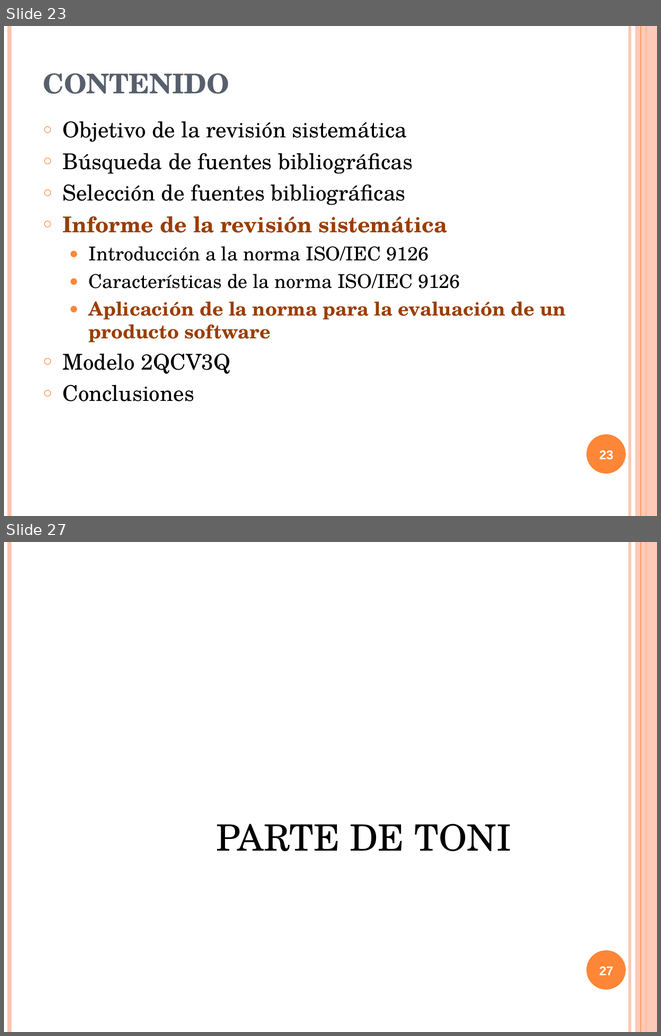
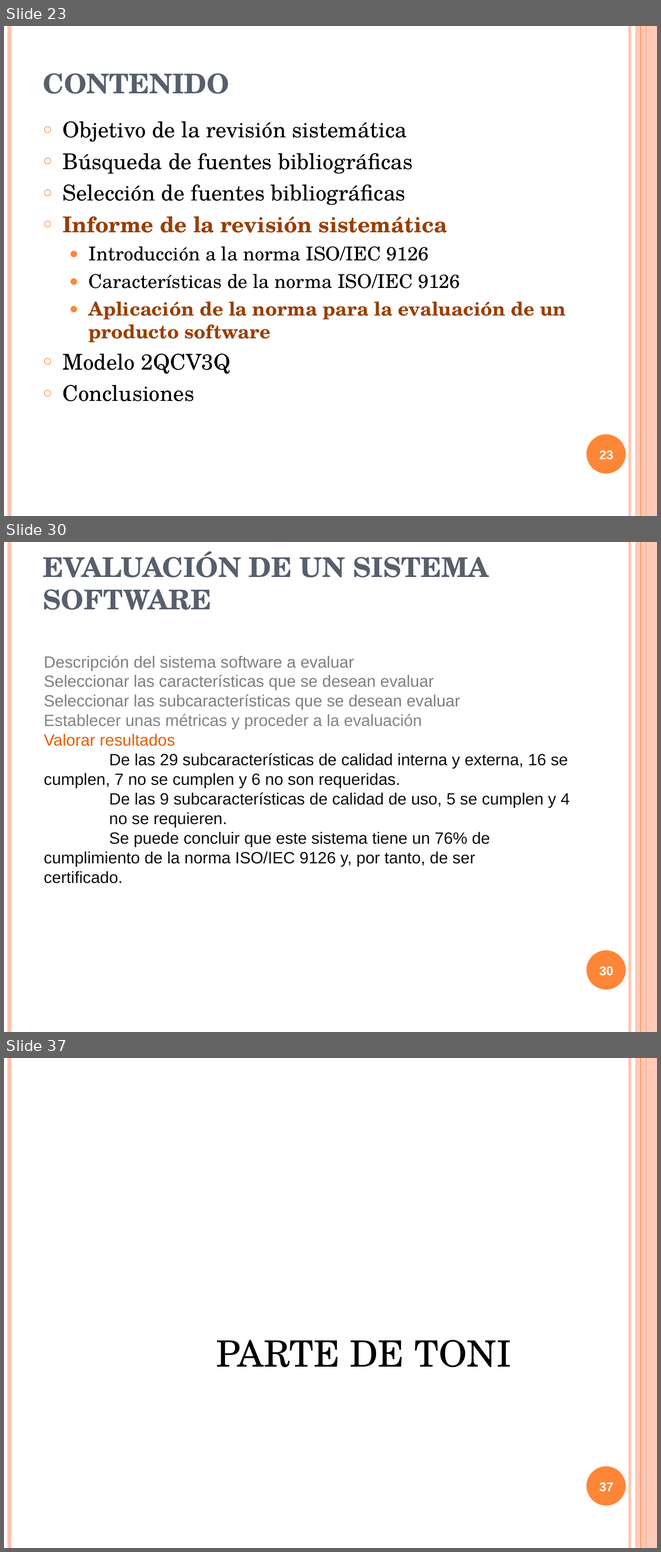
Before and after one commit to txedo/isi-auditoria, a slide deck: calidad/Trabajo/presentacion/presentacionCalidad.ppt. Shown one above the other, each under a label of ours: slides 23 and 27 before the commit, slides 23, 30 and 37 after it; the slides between them are not shown. The pictures are 661x1036 and 661x1552 pixels, drawn with LibreOffice and Linux fonts; fonts in the diff are those of the drawing. Boxes give left, top, right and bottom in pixels: in the first picture for what was removed or moved away, otherwise in the second. Text is boxed around its words. In the diff, an @@ line names an element or a change of style, - is before the commit and + after.

Commit message:
Calidad:    * Modificada y terminada mi parte

```diff
--- a/calidad/Trabajo/presentacion/presentacionCalidad.ppt
+++ b/calidad/Trabajo/presentacion/presentacionCalidad.ppt
@@ slide 30 added at (x1=4, y1=542, x2=657, y2=1032), background #FFFFFF; not listed: 6 template elements that a slide beside it also shows @@
@@ title added at (x1=43, y1=551, x2=489, y2=610), 30 pt, text #575F6D, bold @@
+EVALUACIÓN DE UN SISTEMA SOFTWARE
@@ text added at (x1=44, y1=655, x2=570, y2=883), 18 pt, text #0D0D0D @@
+Descripción del sistema software a evaluar
+Seleccionar las características que se desean evaluar
+Seleccionar las subcaracterísticas que se desean evaluar
+Establecer unas métricas y proceder a la evaluación
+Valorar resultados
+De las 29 subcaracterísticas de calidad interna y externa, 16 se cumplen, 7 no se cumplen y 6 no son requeridas.
+De las 9 subcaracterísticas de calidad de uso, 5 se cumplen y 4
+no se requieren.
+Se puede concluir que este sistema tiene un 76% de cumplimiento de la norma ISO/IEC 9126 y, por tanto, de ser certificado.
@@ page number added at (x1=599, y1=966, x2=614, y2=976), 14 pt, text #FFFFFF, bold @@
+30
@@ what was slide 27 is now slide 37 @@
@@ page number at (x1=599, y1=1482, x2=614, y2=1492): text changed @@
-27
+37
```
Also in this commit, not shown: 6 slides changed, 9 other slides added.
